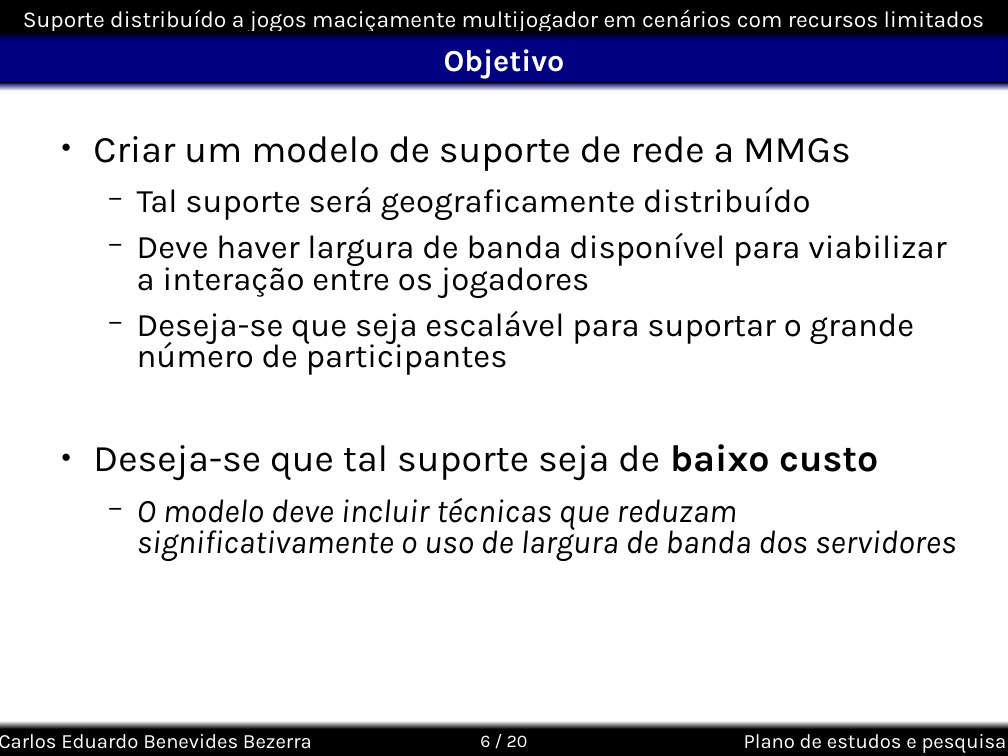
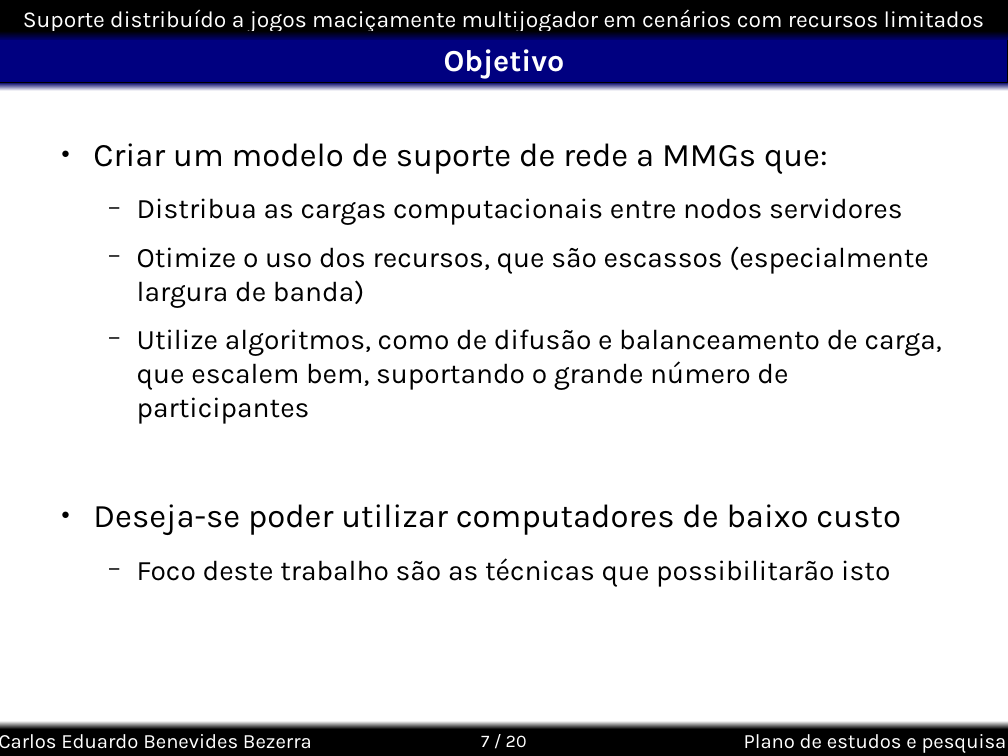
Before and after one commit to kdubezerra/kdubezerra, a slide deck: slide 7 of textos/semac/Semac_Defesa.ppt (slide 6 before the commit). Drawn at 1008x756 pixels with LibreOffice and Linux fonts; fonts in the diff are those of the drawing; background and template pictures are left out. Boxes give left, top, right and bottom in pixels: in the first picture for what was removed or moved away, otherwise in the second. Text is boxed around its words. In the diff, an @@ line names an element or a change of style, - is before the commit and + after.

```diff
--- a/textos/semac/Semac_Defesa.ppt
+++ b/textos/semac/Semac_Defesa.ppt
@@ text at (93,143,942,587): text changed; size 25.9 to 22.2 pt @@
-● Criar um modelo de suporte de rede a MMGs
-  − Tal suporte será geograficamente distribuído
-  − Deve haver largura de banda disponível para viabilizar a interação entre os jogadores
-  − Deseja-se que seja escalável para suportar o grande número de participantes
-● Deseja-se que tal suporte seja de baixo custo
-  − O modelo deve incluir técnicas que reduzam significativamente o uso de largura de banda dos servidores
+● Criar um modelo de suporte de rede a MMGs que:
+  − Distribua as cargas computacionais entre nodos servidores
+  − Otimize o uso dos recursos, que são escassos (especialmente largura de banda)
+  − Utilize algoritmos, como de difusão e balanceamento de carga, que escalem bem, suportando o grande número de participantes
+● Deseja-se poder utilizar computadores de baixo custo
+  − Foco deste trabalho são as técnicas que possibilitarão isto
@@ page number at (481,735,527,747): text changed @@
-6 / 20
+7 / 20
```
Also in this commit, not shown: 8 other slides changed, 3 slides added, 1 slide removed.
